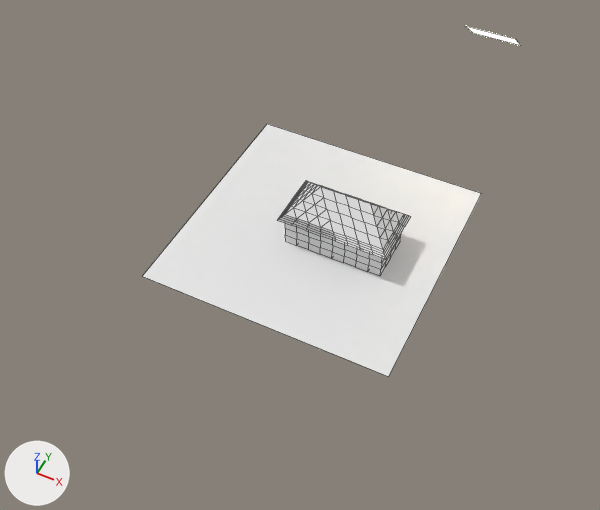
The Blender file house/house.blend: old version first, new version second.
Before and after are seen from a 50 mm lens placed at (9.4, -20.5, 23.9), pointed at (0.2, -2.1, 0.9). Every picture has the same lights, and +X, +Y and +Z are marked at lower left. Mesh edges are drawn as thin lines.
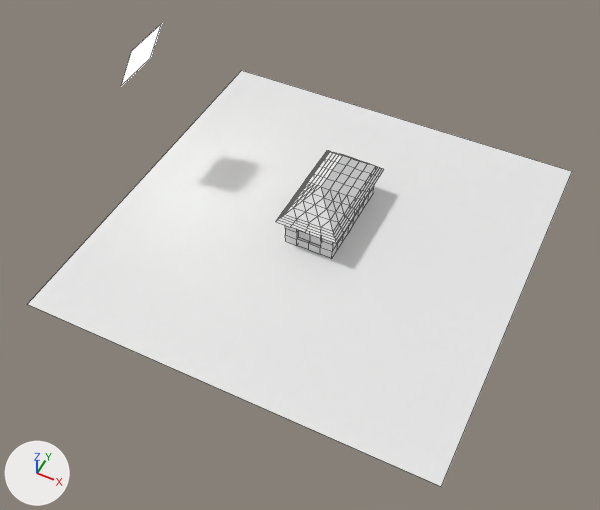
Commit message: better house.

Location of each change, (x1, y1, x2, y2) in pixels of the pictures (600 x 510 px):
'Plane', rescaled (60% wider, 64% taller): before (143, 124, 482, 377); after (28, 70, 572, 486)
'Cube', reshaped (18% narrower, 12% taller): before (278, 181, 410, 276); after (276, 151, 384, 258)
'Plane.001', moved, turned: before (466, 26, 520, 45); after (122, 25, 161, 85)

The change, as a list of edits to the scene's bpy script:
```text
Change me_cube:
    used by ob_cube; location = (0.0, 0.0, 1.0)
    remove me_cube.from_pydata(...)  # 547 vertices, 554 faces; spans x -1.22..3.22, y -1.22..1.22, z -1.0..1.5
    add me_cube.from_pydata(...)  # 324 vertices, 354 faces; spans x -1.27..1.27, y -1.27..3.27, z -1.0..1.5
    me_cube part 1: 20 vertices moved from x -0.5..2.0, y -1.0..1.0, z -1.0..1.5 to x -0.9..1.07, y -0.5..2.0, z -1.0..1.5; 436 vertices removed from x -1.22..3.22, y -1.22..1.22, z -1.0..1.5; 213 vertices added at x -1.27..1.27, y -1.27..3.27, z -1.0..1.5
Change ob_plane_001:
    ob_plane_001.location: (3.53, 8.2, 5.2) -> (-8.01, 0.8, 5.32)
    ob_plane_001.rotation_euler: (-0.667, 0.0, 0.0) -> (0.0, -1.155, 0.0)  # degrees (-38, 0, 0) -> degrees (0, -66, 0)
Change ob_plane:
    ob_plane.scale: (5.0, 5.0, 5.0) -> (8.0, 8.0, 8.0)
```
